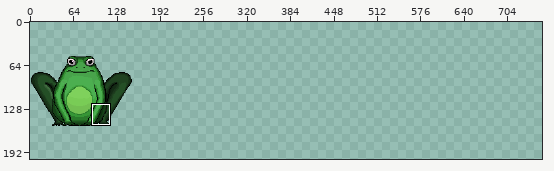
A sprite sheet gets an edit: WebsiteBackend/GameClient/images/mobs/frog.png. Above, an overview of the earlier version with the close-up marked.
Close-up. Before the commit:
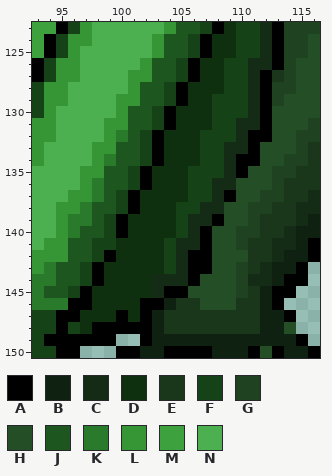
The file is 149x103 pixels. Colours within 5 levels of each other are drawn and written as one. Shown: x 93..116, y 123..150. The old version is drawn lined up with the new one, on the new canvas. The commit also changed other parts of the picture, which this record leaves out.
Palette (. is transparent): A #000000  B #0f2110  C #142b15  D #0e300f  E #1a361b  F #154217  G #1f4220  H #244f26  J #1d571f  K #2a7a2b  L #369636  M #3da13d  N #4caf50
Pixels before, first column x 93:
123 MMAFLNNNNNNLJJFADFFCAGGG
124 MAFLLNNNNNLJJFADDFFCAGGH
125 MAFLNNNNNNLJJFADDFFCAGGH
126 AFLLNNNNNLJJFADDFFCCAGHH
127 AFLLNNNNLLJJFADDFFCAEGHH
128 FLLNNNNNLJJFADDDFFCAGGHH
129 FLLNNNNLLJJFADDFFFCAGHHH
130 FLNNNNNLJJFADDDFFFCAHHHH
131 LLNNNNLLJJFADDDFFCCAHHHG
132 LLNNNNLKJFADDDFFFCAAHHGG
133 LNNNNLLJJFADDDFFCCAHHHGE
134 LNNNNLKJJFADDDFFCAAHHGGE
135 NNNNLLJJFADDDFFFCAHHGGEE
136 NNNNLKJJFADDDFFCCHHHGEEE
137 NNNLLKJFADDDDFFCAHHGGEEC
138 NNLLKJJFADDDFFCCHHGGEECC
139 NNLKKJFADDDDFCCAHHGEEECB
140 NNLKJJFADDDDFCAHHGGEECBB
141 NLLJJFFDDDDFCCAHHGEECCBA
142 LLLJJFADDDDFCAAHHHEECBBA
143 LKJJFADDDDDFCAAHHGECBBA.
144 KKJJFADDDDCCCAHHHGCCBAA.
145 KJJFADDDDDCAAHHHHGEBAA..
146 KKKAADDDDAABEEHHHEEBA...
147 FFAADDDADABEEEEEEEEBBA..
148 FFAFDAAAAABEEEEEEEEBBH..
149 FAAAAAA..ABBBBBBBBBBBBA.
150 FFAA...AABBAAAABBBAHABBA
After:
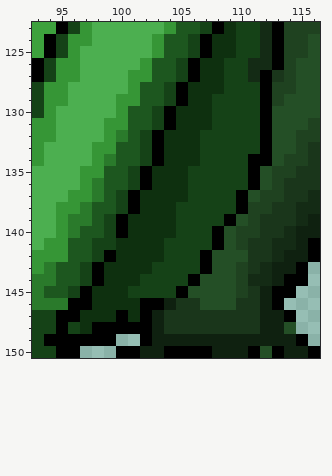
From old to new:
canvas 149x103 -> 755x202, the old top-left corner now at 1,50
Colour A replaces colour H in rows 133 to 134 at x 112; in rows 135 to 136 at x 111; in rows 137 to 138 at x 110; in row 139 at x 109; in rows 140 to 141 at x 108.
Colour F replaces colour A in rows 132 to 133 at x 111; in rows 134 to 135 at x 110; in row 137 at x 109; in row 139 at x 108; in rows 140 to 141 at x 107; in rows 142 to 143 at x 106.
Colour F replaces colour A in row 145 at x 104.
Colour F replaces colour C in rows 128 to 130 at x 111; in row 131 at x 110 to 111; in row 132 at x 110; in row 133 at x 109 to 110; in rows 134 to 135 at x 109; in row 136 at x 108 to 109.
Colour F replaces colour C in row 137 at x 108; in row 138 at x 107 to 108; in row 139 at x 106 to 107; in row 140 at x 106; in row 141 at x 105 to 106; in rows 142 to 143 at x 105.
Colour F replaces colour C in row 144 at x 103 to 105; in row 145 at x 103.
Colour F replaces colour D in row 143 at x 103; in row 144 at x 102; in row 145 at x 101 to 102.
Colour F replaces colour H in row 136 at x 110; in row 138 at x 109.
